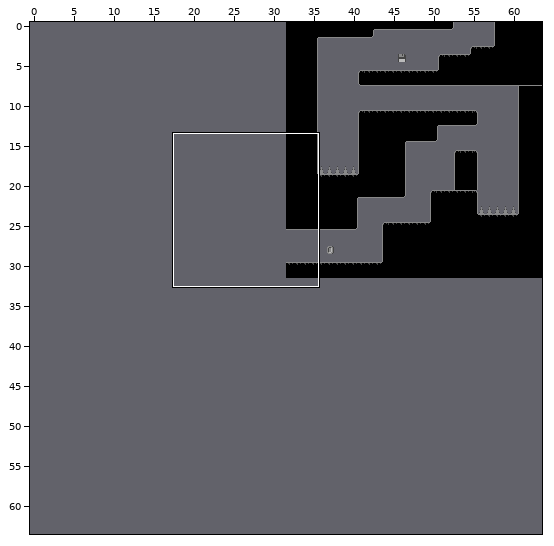
Two versions of a level (Tiled map (JSON), maps/10-11.json). The picture above shows the old version from afar; the outline marks the close-up.
Close-up. Before:
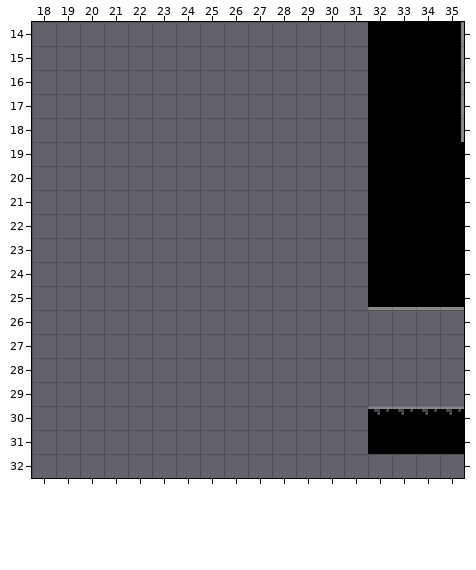
Cells are 8x8 px. Shown: x 18..35, y 14..32. The commit also changed other parts of the map, which this record leaves out. The old version is drawn lined up with the new one.
After:
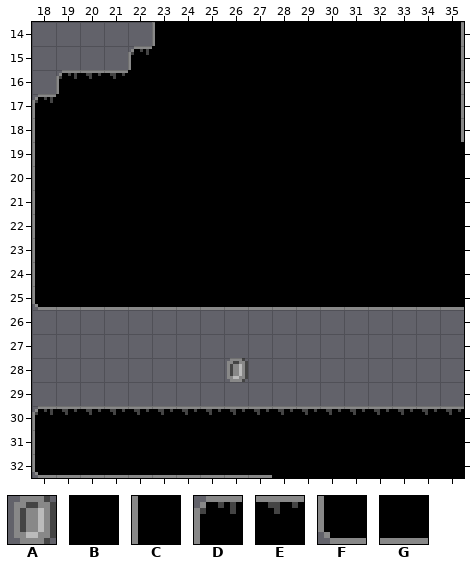
Key: from "objects": A 0; from "tileset": B 0, C 1, D 2, E 3, F 10, G 11.
_ is an empty cell, . an unchanged one.
Objects are placed by their top-left corner, in cells (3,4 is the top-left corner of cell 3,4); size is 1x1 cell unless given.
What changed:
map size 32x32 -> 64x64 cells (old content now starts at 32,0; both pictures use the new coordinates)
--- layer "main"
@@ x 18..31 @@
-14 ....._________
-15 ....__________
-16 ._____________
-17 ______________
-18 ______________
-19 ______________
-20 ______________
-21 ______________
-22 ______________
-23 ______________
-24 ______________
-25 ______________
+14 .....CBBBBBBBB
+15 ....DBBBBBBBBB
+16 .DEEBBBBBBBBBB
+17 DBBBBBBBBBBBBB
+18 CBBBBBBBBBBBBB
+19 CBBBBBBBBBBBBB
+20 CBBBBBBBBBBBBB
+21 CBBBBBBBBBBBBB
+22 CBBBBBBBBBBBBB
+23 CBBBBBBBBBBBBB
+24 CBBBBBBBBBBBBB
+25 FGGGGGGGGGGGGG
@@ x 18..35 @@
-30 ______________....
-31 ______________....
-32 __________________
+30 DEEEEEEEEEEEEE....
+31 CBBBBBBBBBBBBB....
+32 FGGGGGGGGGBBBBBBBB
--- layer "objects"
+A at 26,28
